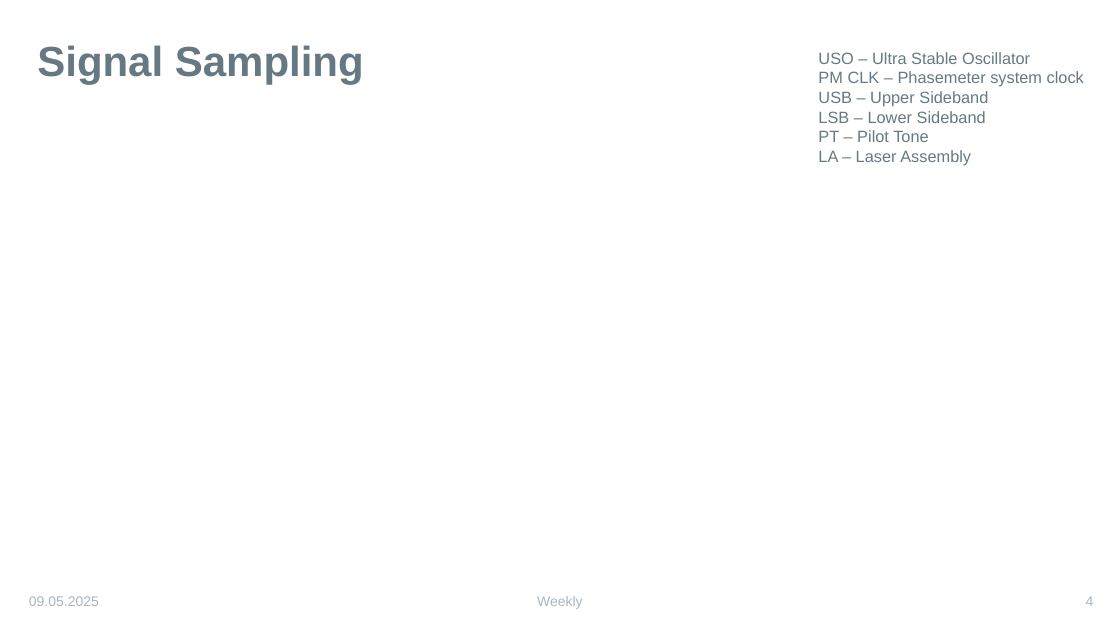
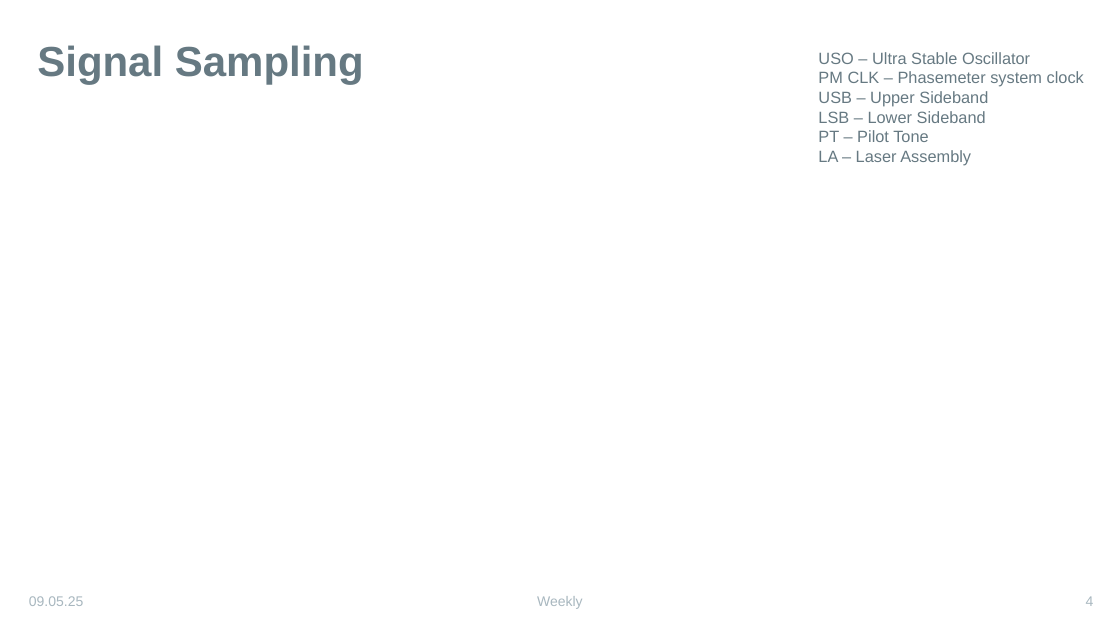
Before and after one commit to karinkruuse/Esitlused, a slide deck: slide 4 of frequencies.pptx. Drawn at 1120x630 pixels with LibreOffice and Linux fonts; fonts in the diff are those of the drawing; background and template pictures are left out. Boxes give left, top, right and bottom in pixels: in the first picture for what was removed or moved away, otherwise in the second. Text is boxed around its words. In the diff, an @@ line names an element or a change of style, - is before the commit and + after.

```diff
--- a/frequencies.pptx
+++ b/frequencies.pptx
@@ text at [29,596,83,606]: text changed @@
-09.05.2025
+09.05.25
```
Also in this commit, not shown: 6 other slides changed.
